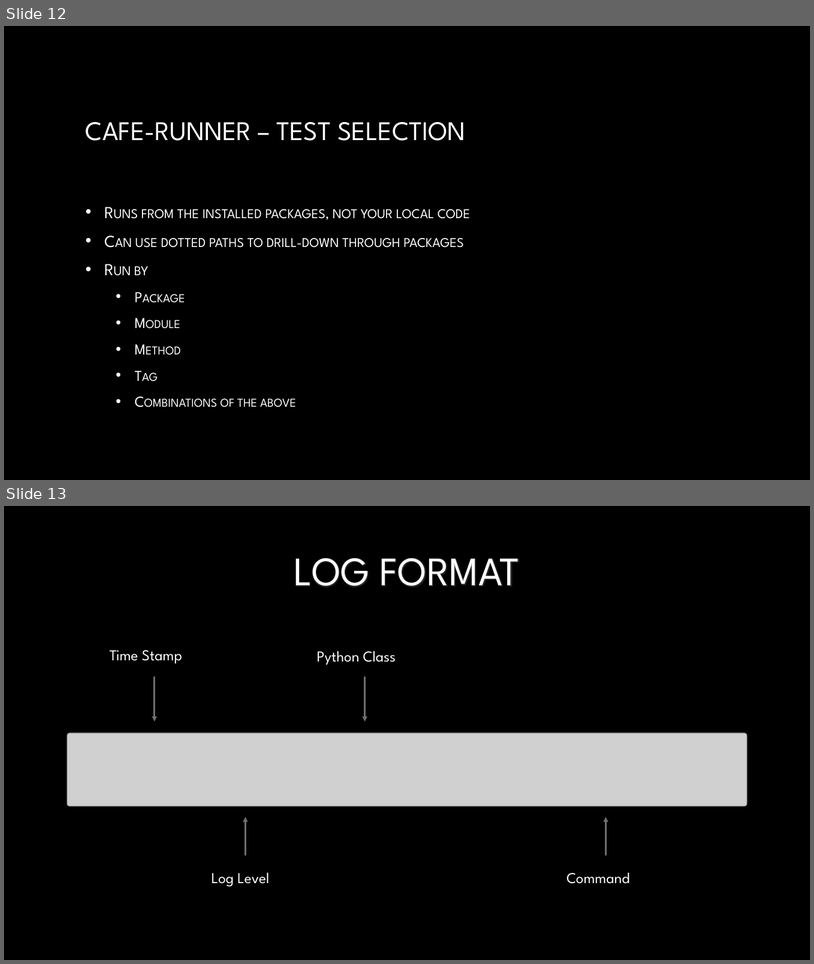
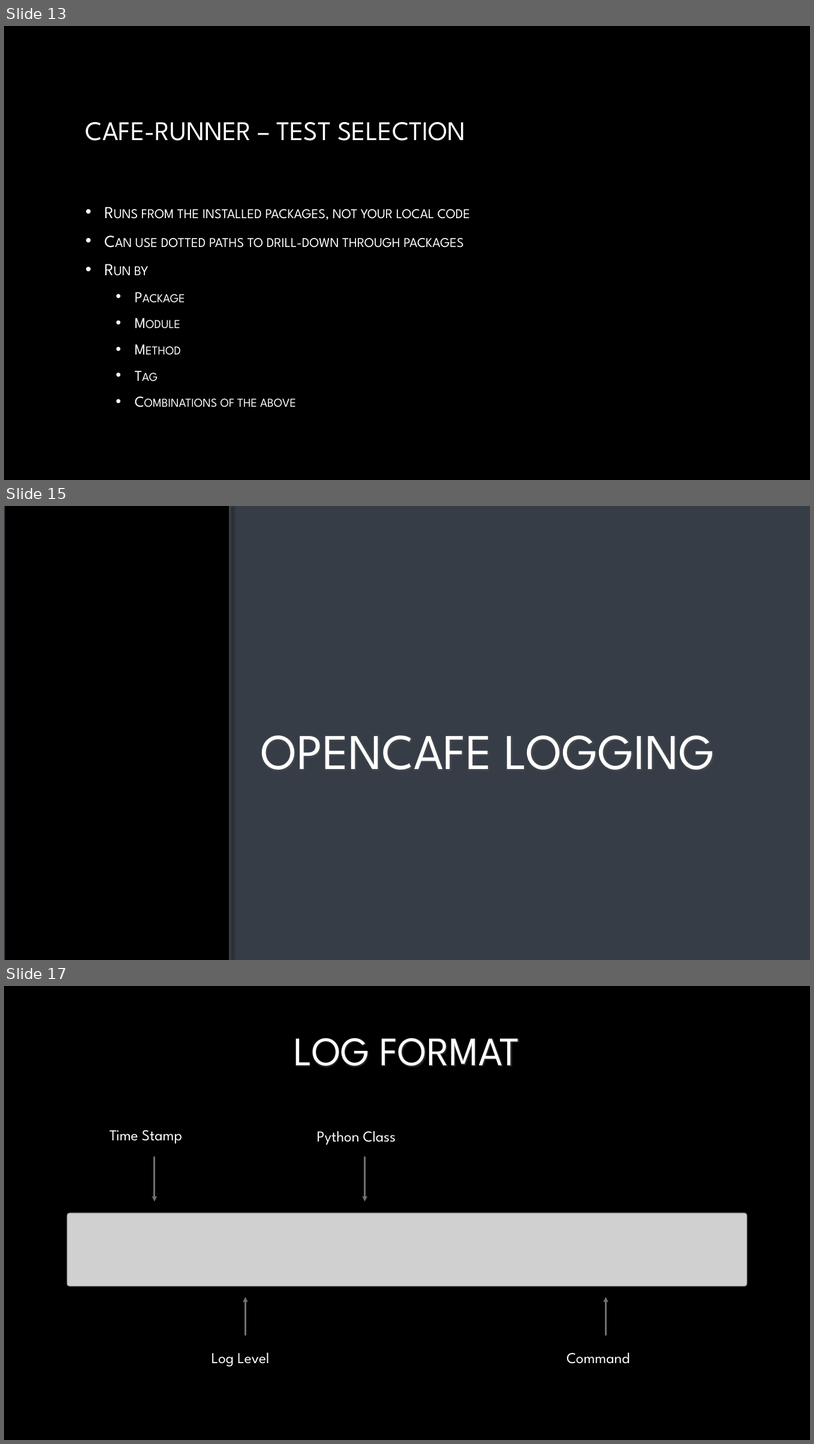
Before and after one commit to dwalleck/opencafe-training, a slide deck: OpenCafeTraining-Part2.pptx. Shown one above the other, each under a label of ours: slides 12 and 13 before the commit, slides 13, 15 and 17 after it; the slides between them are not shown. The pictures are 814x964 and 814x1444 pixels, drawn with LibreOffice and Linux fonts; fonts in the diff are those of the drawing; grey boxes stand for pictures; background and template pictures are left out. Boxes give left, top, right and bottom in pixels: in the first picture for what was removed or moved away, otherwise in the second. Text is boxed around its words. In the diff, an @@ line names an element or a change of style, - is before the commit and + after.

Commit message:
Fleshing out logging and runner sections

```diff
--- a/OpenCafeTraining-Part2.pptx
+++ b/OpenCafeTraining-Part2.pptx
@@ slide 15 added at (4, 506, 810, 960), background picture (left out) @@
@@ rectangle added at (4, 506, 810, 960), fill #363D46 @@
@@ rounded rectangle added at (5, 506, 230, 960), fill #000000 @@
@@ line added from (230, 506) to (230, 960), #282E35 3 pt @@
@@ title added at (261, 735, 714, 769), 59.4 pt, text gradient #FFFFFF to #A6A6A6 @@
+OPENCAFE LOGGING
@@ what was slide 12 is now slide 13 @@
@@ what was slide 13 is now slide 17 @@
```
Also in this commit, not shown: 6 slides changed, 8 other slides added, 2 slides removed, 5 other files.
